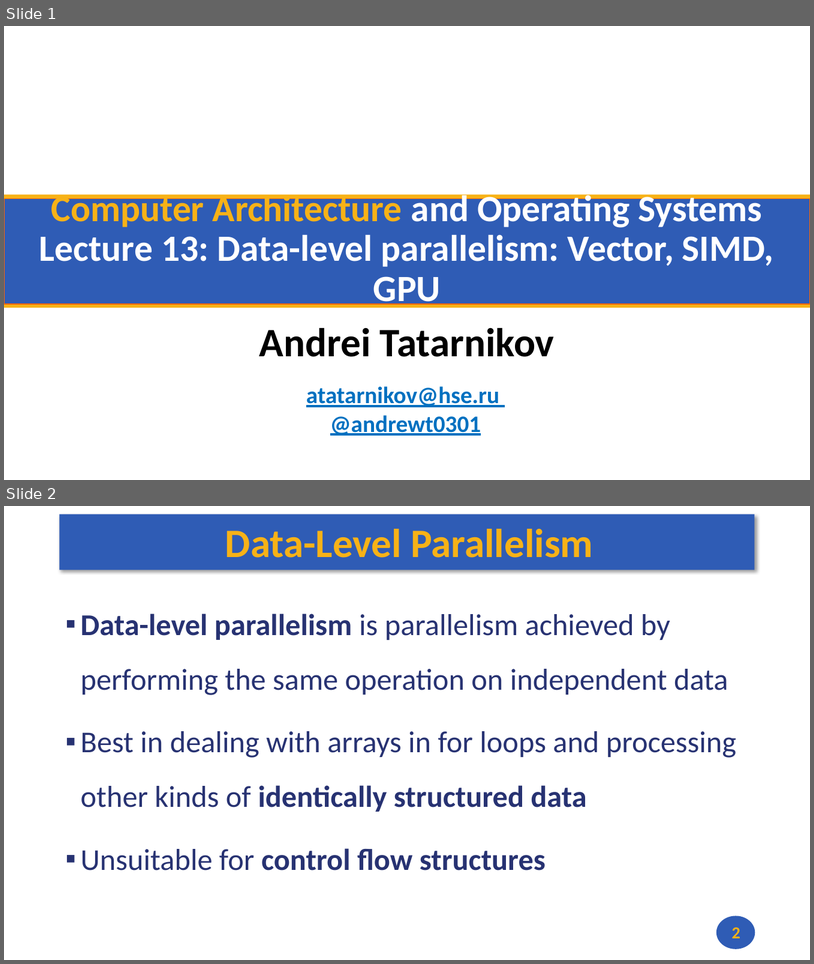
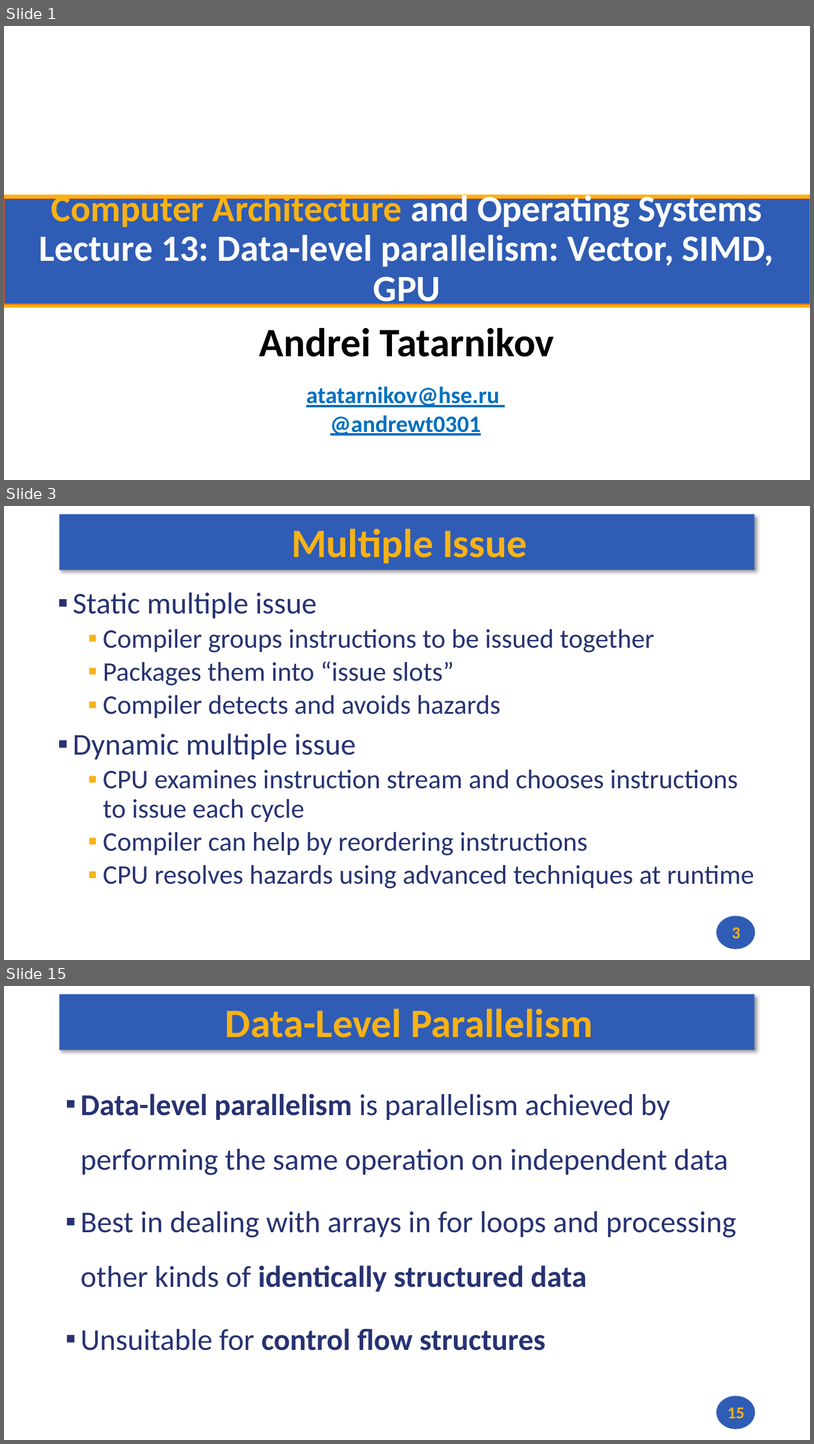
Before and after one commit to andrewt0301/hse-acos-course, a slide deck: docs/part1ca/13_DLP/CA_Lecture_13.pptx. Shown one above the other, each under a label of ours: slides 1 and 2 before the commit, slides 1, 3 and 15 after it; the slides between them are not shown. The pictures are 814x964 and 814x1444 pixels, drawn with LibreOffice and Linux fonts; fonts in the diff are those of the drawing; background and template pictures are left out. Boxes give left, top, right and bottom in pixels: in the first picture for what was removed or moved away, otherwise in the second. Text is boxed around its words. In the diff, an @@ line names an element or a change of style, - is before the commit and + after.

```diff
--- a/docs/part1ca/13_DLP/CA_Lecture_13.pptx
+++ b/docs/part1ca/13_DLP/CA_Lecture_13.pptx
@@ slide 3 added at (x1=4, y1=506, x2=810, y2=960), background #FFFFFF; not listed: 2 template elements that a slide beside it also shows @@
@@ title added at (x1=291, y1=528, x2=527, y2=564), 48 pt, text #F7B217, bold @@
+Multiple Issue
@@ text added at (x1=73, y1=592, x2=755, y2=888), 32 pt, text #273272 @@
+▪ Static multiple issue
+  ▪ Compiler groups instructions to be issued together
+  ▪ Packages them into “issue slots”
+  ▪ Compiler detects and avoids hazards
+▪ Dynamic multiple issue
+  ▪ CPU examines instruction stream and chooses instructions to issue each cycle
+  ▪ Compiler can help by reordering instructions
+  ▪ CPU resolves hazards using advanced techniques at runtime
@@ page number added at (x1=732, y1=927, x2=741, y2=938), 20 pt, text #F7B217, bold @@
+3
@@ what was slide 2 is now slide 15 @@
@@ page number at (x1=728, y1=1407, x2=744, y2=1418): text changed @@
-2
+15
```
Also in this commit, not shown: 12 other slides added, 1 other file.
